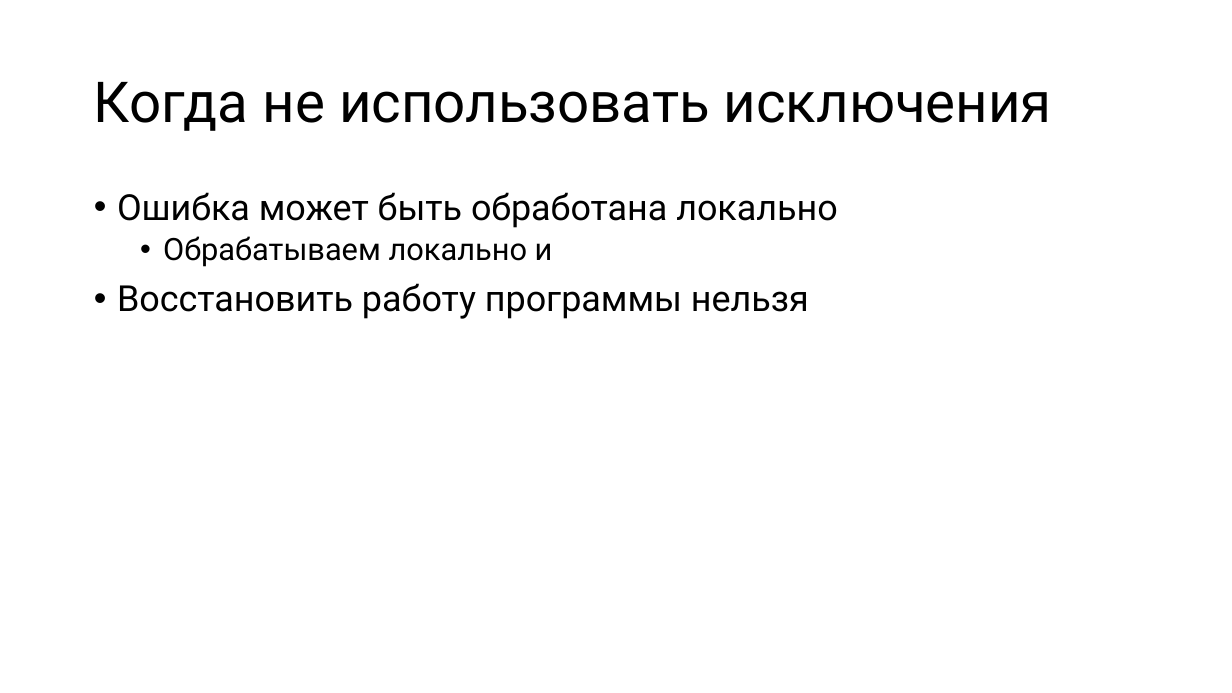
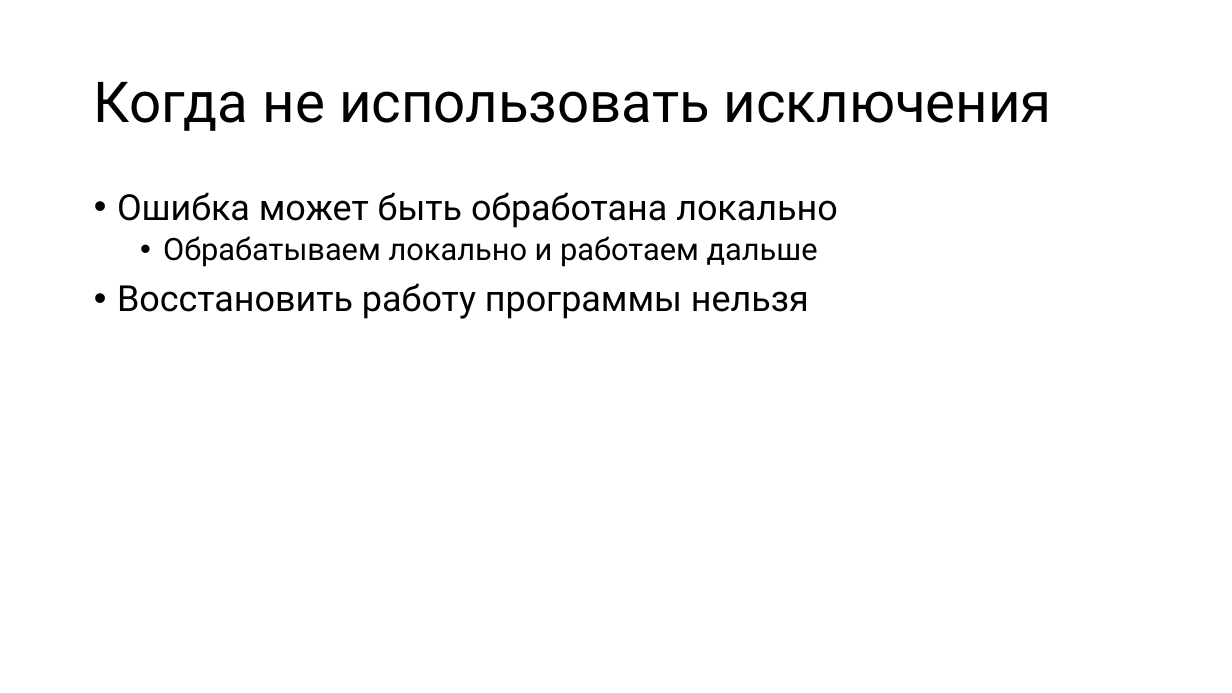
Before and after one commit to alexey-malov/oop, a slide deck: slide 11 of lectures/05/Обработка ошибок и исключительных ситуаций.pptx. Drawn at 1232x693 pixels with LibreOffice and Linux fonts; fonts in the diff are those of the drawing. Boxes give left, top, right and bottom in pixels: in the first picture for what was removed or moved away, otherwise in the second. Text is boxed around its words. In the diff, an @@ line names an element or a change of style, - is before the commit and + after.

```diff
--- a/lectures/05/Обработка ошибок и исключительных ситуаций.pptx
+++ b/lectures/05/Обработка ошибок и исключительных ситуаций.pptx
@@ text at (163,236,818,267): text changed @@
-  • Обрабатываем локально и
+  • Обрабатываем локально и работаем дальше
```
Also in this commit, not shown: 13 other slides changed, 1 other file.
